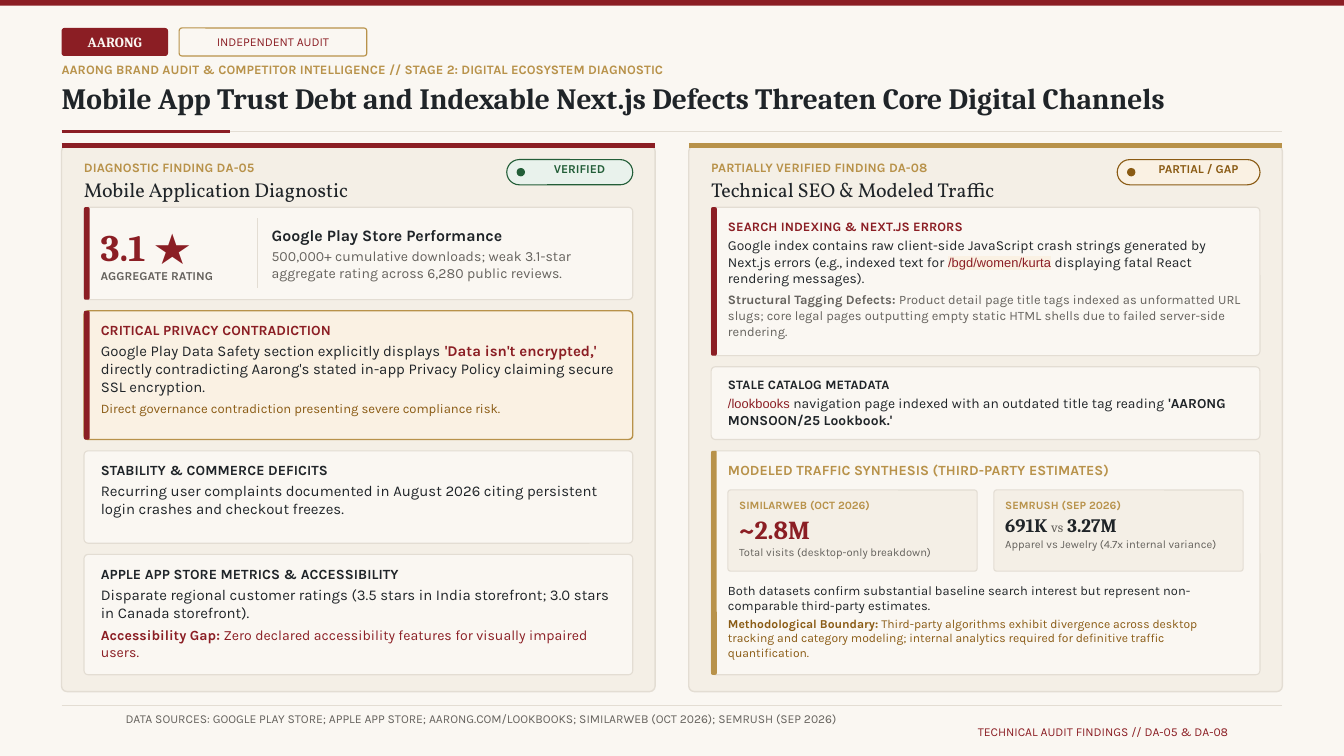
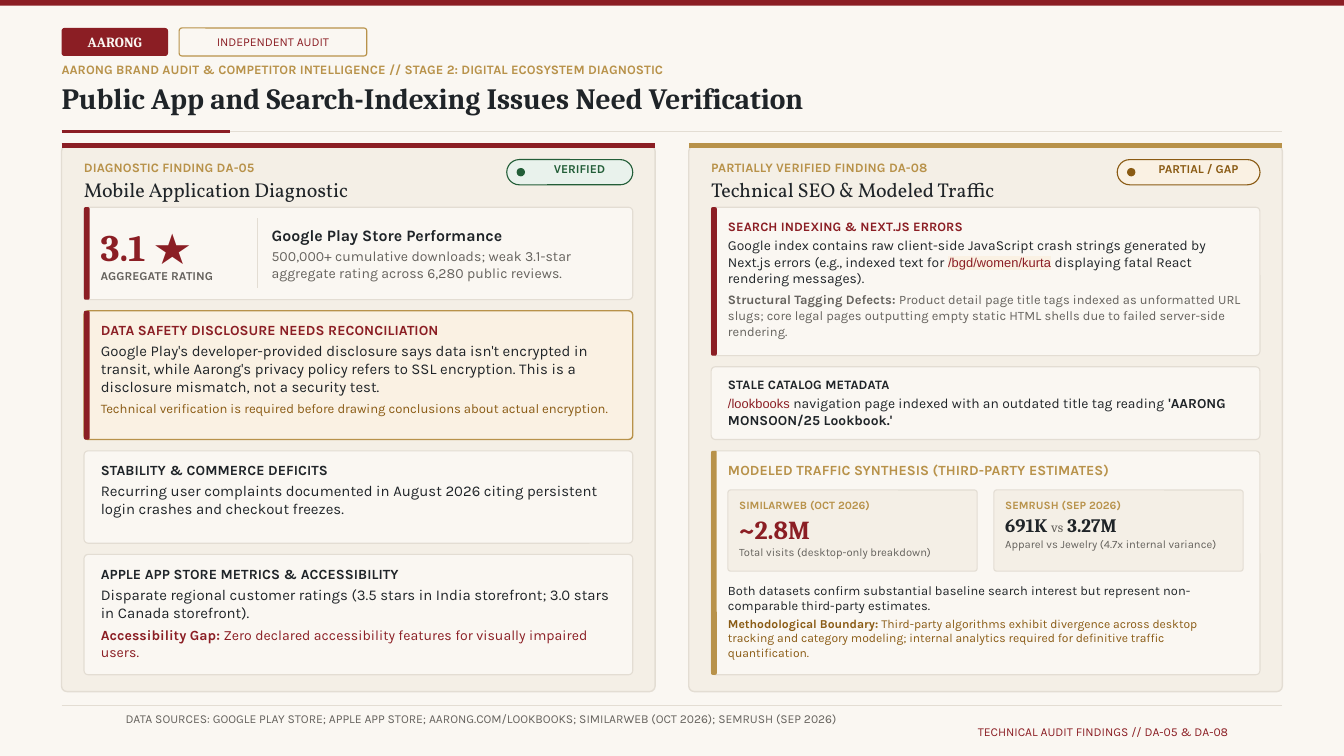
Before and after one commit to aponbiswas10101-cloud/aarong-brand-audit, a slide deck: slide 10 of AARONG - BRAND AUDIT & COMPETITOR INTELLIGENCE (Presentation).pptx. Drawn at 1344x756 pixels with LibreOffice and Linux fonts; fonts in the diff are those of the drawing. Boxes give left, top, right and bottom in pixels: in the first picture for what was removed or moved away, otherwise in the second. Text is boxed around its words. In the diff, an @@ line names an element or a change of style, - is before the commit and + after.

Commit message:
Update Aarong Brand Audit Portfolio

```diff
--- a/AARONG - BRAND AUDIT & COMPETITOR INTELLIGENCE (Presentation).pptx
+++ b/AARONG - BRAND AUDIT & COMPETITOR INTELLIGENCE (Presentation).pptx
@@ text at box(62, 88, 803, 115): text changed @@
-Mobile App Trust Debt and Indexable Next.js Defects Threaten Core Digital Channels
+Public App and Search-Indexing Issues Need Verification
@@ text at box(101, 325, 608, 416): text changed @@
-CRITICAL PRIVACY CONTRADICTION
-Google Play Data Safety section explicitly displays 'Data isn't encrypted,' directly contradicting Aarong's stated in-app Privacy Policy claiming secure SSL encryption.
-Direct governance contradiction presenting severe compliance risk.
+DATA SAFETY DISCLOSURE NEEDS RECONCILIATION
+Google Play's developer-provided disclosure says data isn't encrypted in transit, while Aarong's privacy policy refers to SSL encryption. This is a disclosure mismatch, not a security test.
+Technical verification is required before drawing conclusions about actual encryption.
```
Also in this commit, not shown: 3 other slides changed, 10 other files.
